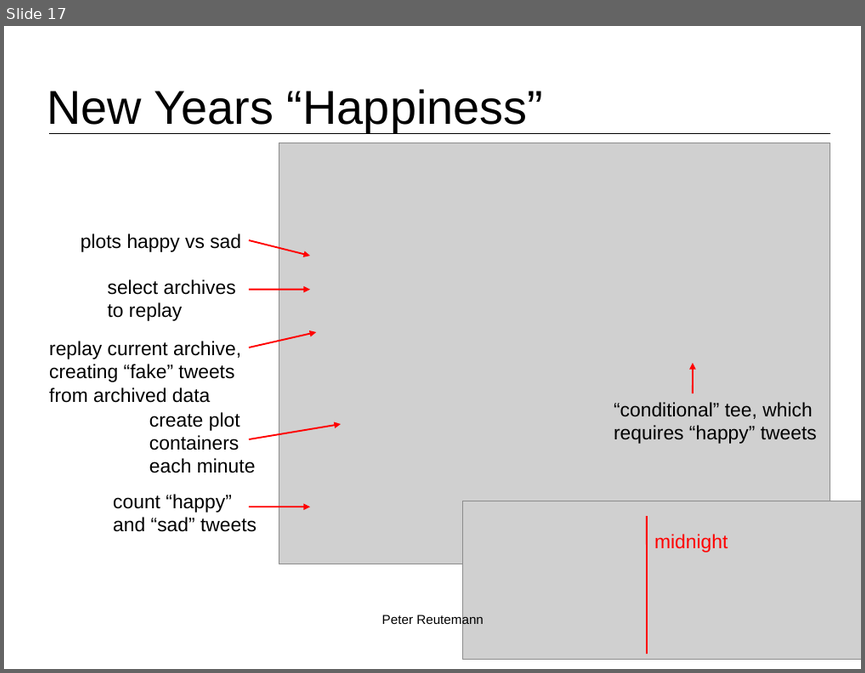
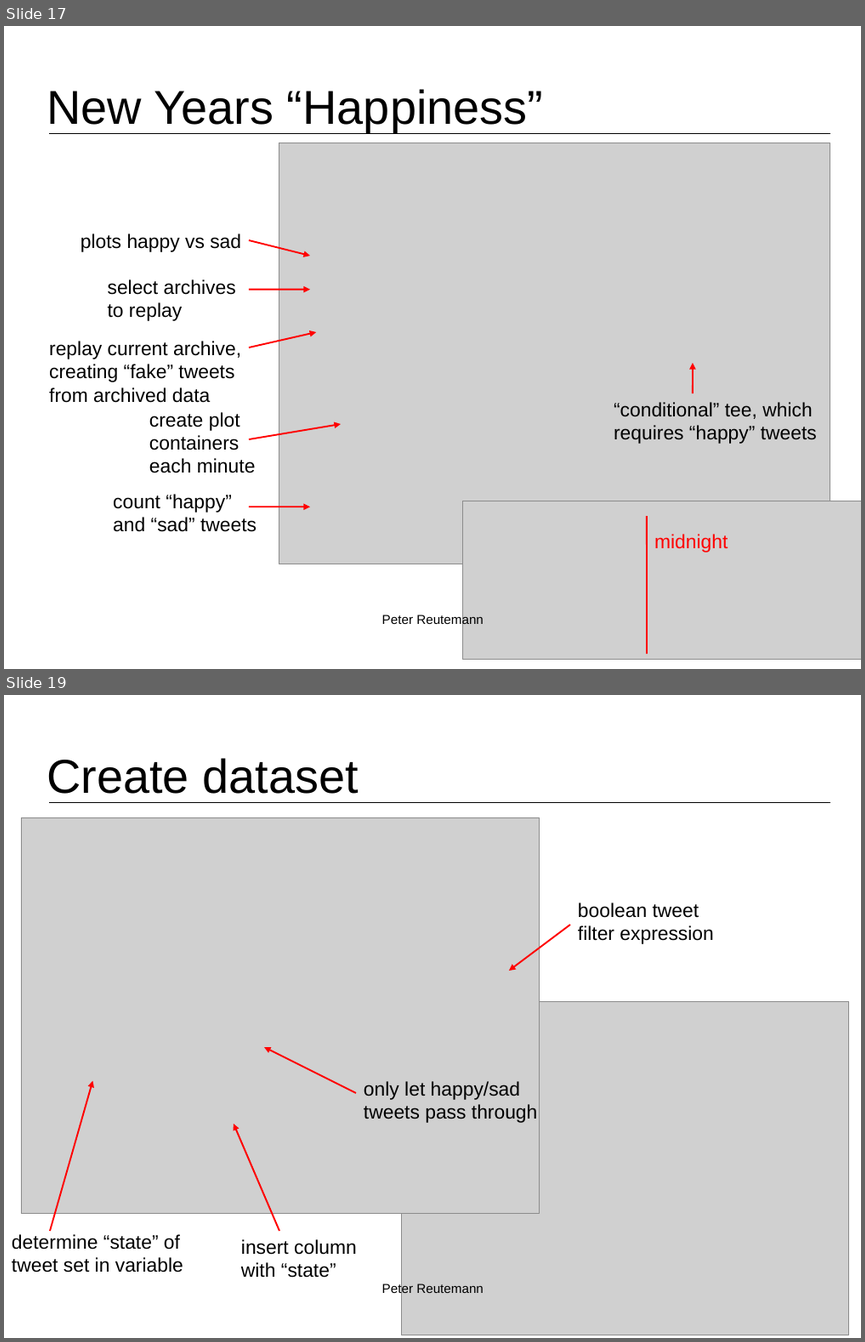
Before and after one commit to fracpete/kuching-2015, a slide deck: 4_twitter/kuching2015_twitter.odp. Shown one above the other, each under a label of ours: slide 17 before the commit, slides 17 and 19 after it; the slides between them are not shown. The pictures are 865x673 and 865x1342 pixels, drawn with LibreOffice and Linux fonts; fonts in the diff are those of the drawing; grey boxes stand for pictures; background and template pictures are left out. Boxes give left, top, right and bottom in pixels: in the first picture for what was removed or moved away, otherwise in the second. Text is boxed around its words. In the diff, an @@ line names an element or a change of style, - is before the commit and + after.

```diff
--- a/4_twitter/kuching2015_twitter.odp
+++ b/4_twitter/kuching2015_twitter.odp
@@ slide 19 added at box(4, 695, 861, 1338), background #FFFFFF; not listed: 1 template element that a slide beside it also shows @@
@@ title added at box(46, 758, 358, 794), 44 pt, text #000000 @@
+Create dataset
@@ picture added at box(21, 817, 540, 1213) @@
@@ text added at box(578, 902, 713, 944), 18 pt, text #000000 @@
+boolean tweet
+filter expression
@@ arrow added from (570, 925) to (510, 970), #FF0000 1.5 pt @@
@@ picture added at box(402, 1001, 849, 1335) @@
@@ arrow added from (356, 1093) to (264, 1047), #FF0000 1.5 pt @@
@@ arrow added from (50, 1231) to (92, 1081), #FF0000 1.5 pt @@
@@ text added at box(364, 1081, 537, 1123), 18 pt, text #000000 @@
+only let happy/sad
+tweets pass through
@@ arrow added from (279, 1231) to (234, 1123), #FF0000 1.5 pt @@
@@ text added at box(12, 1234, 183, 1272), 18 pt, text #000000 @@
+determine “state” of
+tweet set in variable
@@ text added at box(241, 1239, 357, 1277), 18 pt, text #000000 @@
+insert column
+with “state”
@@ text added at box(382, 1282, 483, 1296), 12 pt, text #000000 @@
+Peter Reutemann
```
Also in this commit, not shown: 3 other slides added, 10 other files.
